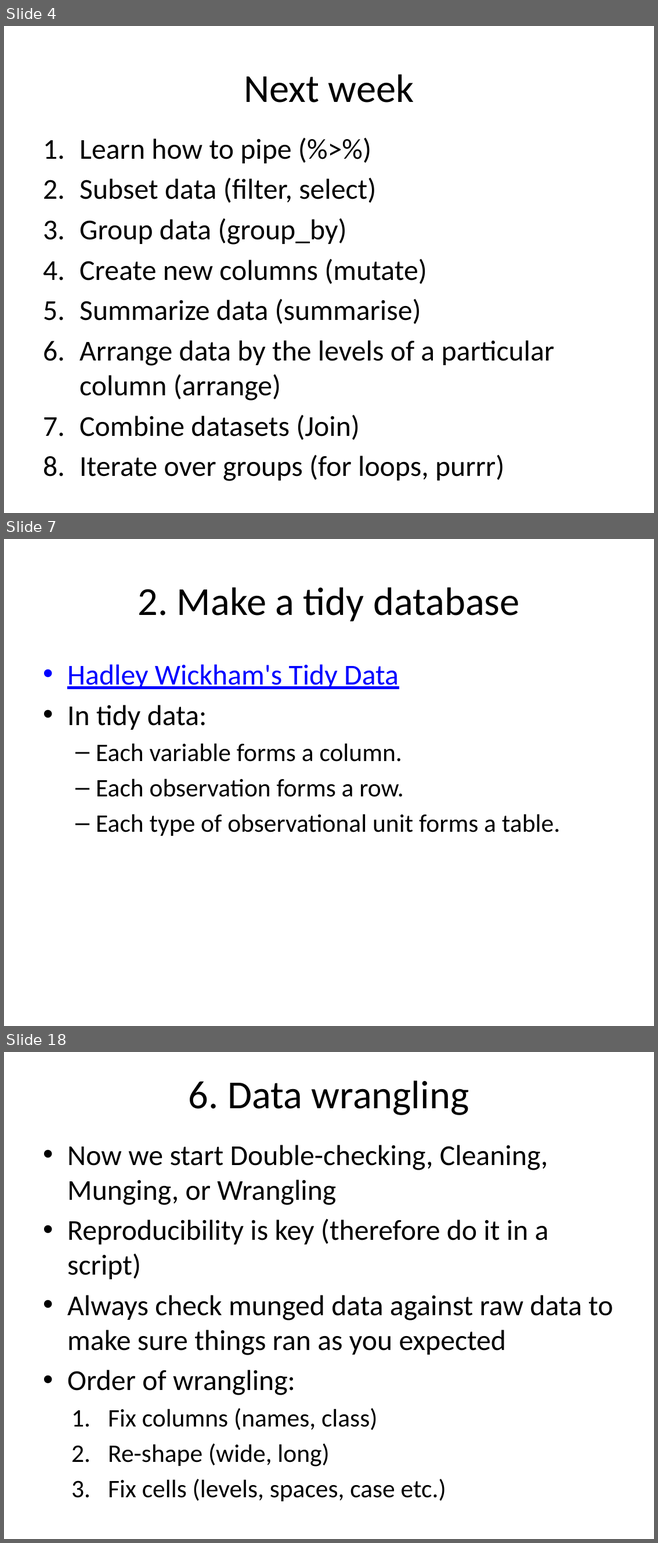
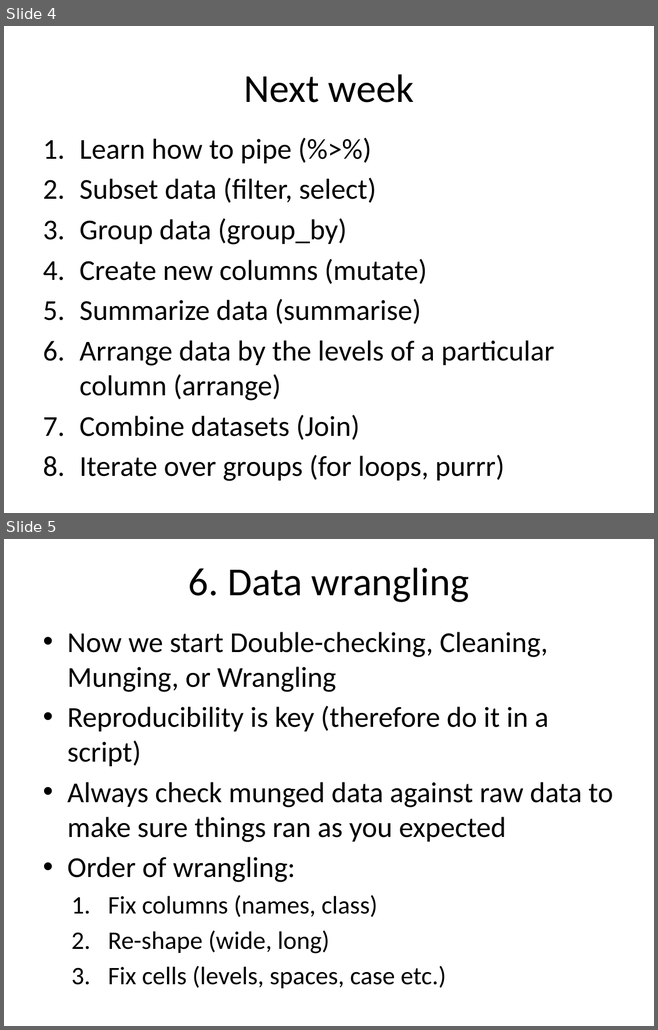
Before and after one commit to EEOB590A-Fall-2019/Course-Materials, a slide deck: 3. Data wrangling/Data_wrangling.pptx. Shown one above the other, each under a label of ours: slides 4, 7 and 18 before the commit, slides 4 and 5 after it; the slides between them are not shown. The pictures are 658x1543 and 658x1030 pixels, drawn with LibreOffice and Linux fonts; fonts in the diff are those of the drawing. Boxes give left, top, right and bottom in pixels: in the first picture for what was removed or moved away, otherwise in the second. Text is boxed around its words. In the diff, an @@ line names an element or a change of style, - is before the commit and + after.

```diff
--- a/3. Data wrangling/Data_wrangling.pptx
+++ b/3. Data wrangling/Data_wrangling.pptx
@@ slide 7 removed at box(4, 539, 654, 1026), background #FFFFFF @@
@@ title removed at box(137, 587, 519, 621) @@
-2. Make a tidy database
@@ text removed at box(67, 664, 560, 836) @@
-• Hadley Wickham's Tidy Data
-• In tidy data:
-  – Each variable forms a column.
-  – Each observation forms a row.
-  – Each type of observational unit forms a table.
@@ what was slide 18 is now slide 5 @@
```
Also in this commit, not shown: 1 slide changed, 12 other slides removed, 10 other files.
